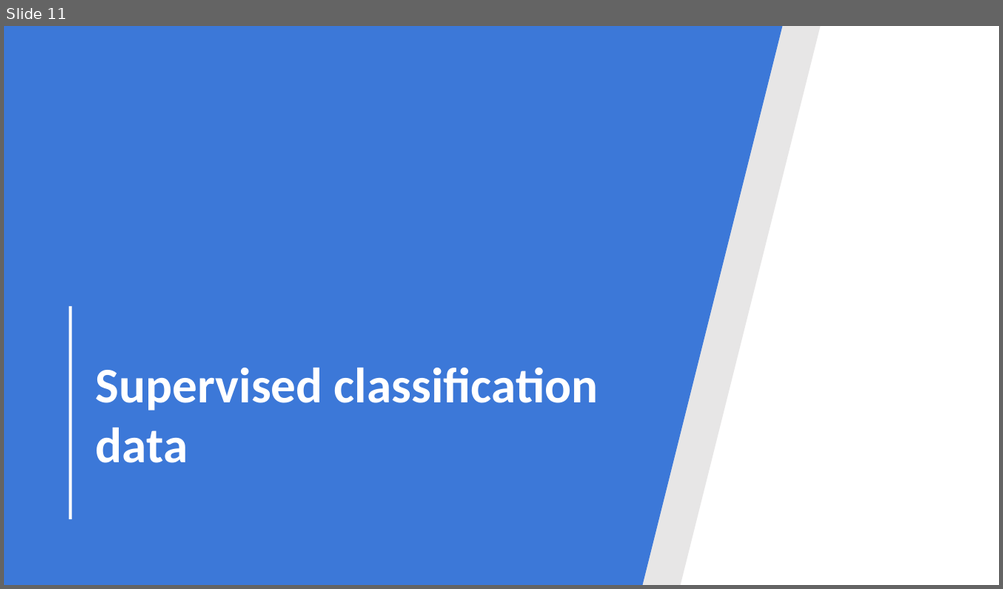
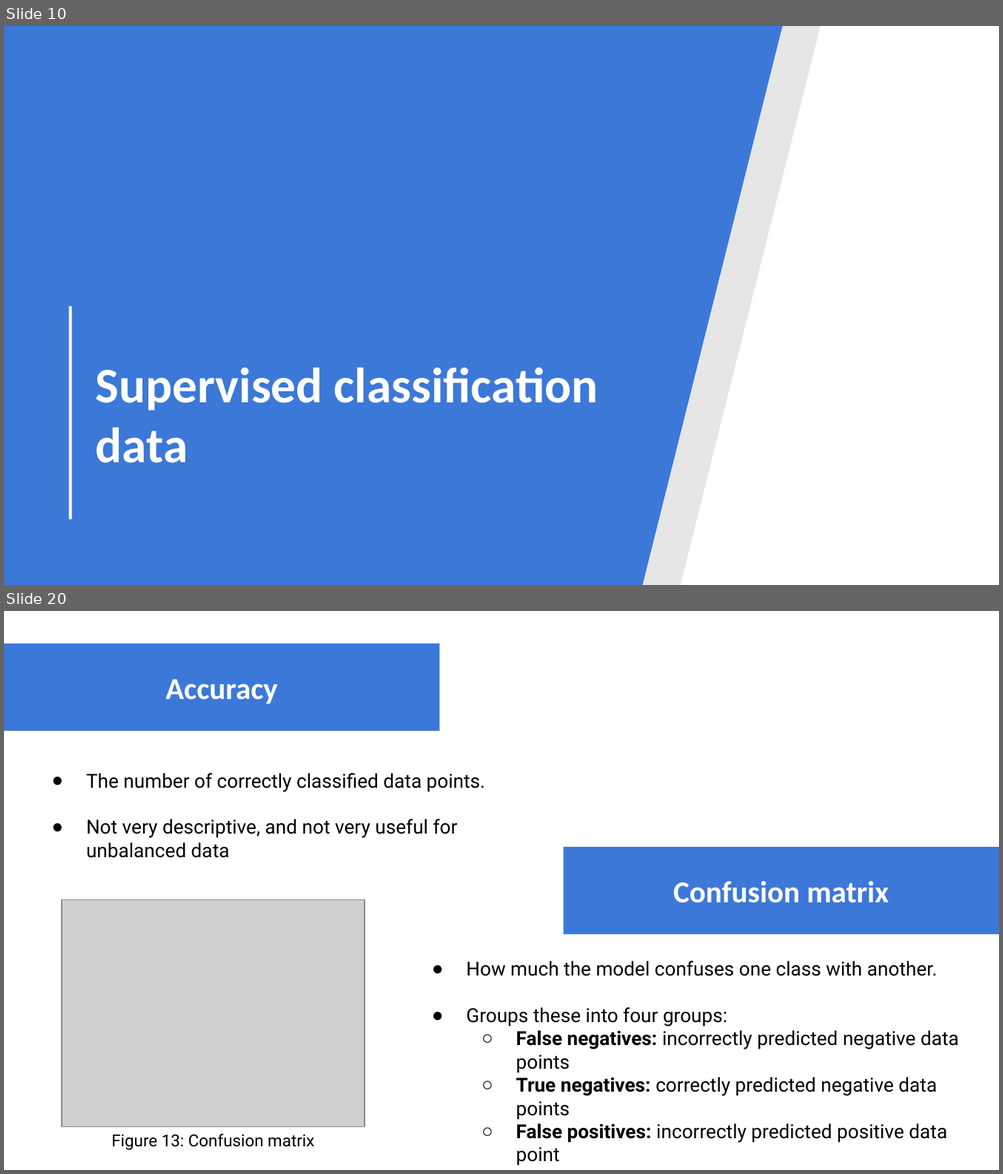
Before and after one commit to GilbertoCunha/IEEE-ML-Workshop, a slide deck: ML-intro.pptx. Shown one above the other, each under a label of ours: slide 11 before the commit, slides 10 and 20 after it; the slides between them are not shown. The pictures are 1003x589 and 1003x1174 pixels, drawn with LibreOffice and Linux fonts; fonts in the diff are those of the drawing; grey boxes stand for pictures. Boxes give left, top, right and bottom in pixels: in the first picture for what was removed or moved away, otherwise in the second. Text is boxed around its words. In the diff, an @@ line names an element or a change of style, - is before the commit and + after.

```diff
--- a/ML-intro.pptx
+++ b/ML-intro.pptx
@@ slide 20 added at bbox=[4, 611, 999, 1170], background #FFFFFF @@
@@ rectangle added at bbox=[4, 644, 440, 732], fill #3C78D8 @@
@@ title added at bbox=[165, 679, 277, 704], 22 pt, text #FFFFFF, bold @@
+Accuracy
@@ text added at bbox=[86, 773, 485, 858], 14 pt, text #000000 @@
+● The number of correctly classified data points.
+● Not very descriptive, and not very useful for unbalanced data
@@ rectangle added at bbox=[563, 847, 999, 934], fill #3C78D8 @@
@@ title added at bbox=[673, 881, 888, 903], 22 pt, text #FFFFFF, bold @@
+Confusion matrix
@@ picture added at bbox=[62, 900, 364, 1128] @@
@@ text added at bbox=[466, 961, 959, 1166], 14 pt, text #000000 @@
+● How much the model confuses one class with another.
+● Groups these into four groups:
+  ○ False negatives: incorrectly predicted negative data points
+  ○ True negatives: correctly predicted negative data points
+  ○ False positives: incorrectly predicted positive data point
+  ○ True positives: correctly predicted positive data points
@@ text added at bbox=[111, 1134, 314, 1150], 12 pt, text #000000 @@
+Figure 13: Confusion matrix
@@ what was slide 11 is now slide 10 @@
```
Also in this commit, not shown: 8 slides changed, 9 other slides added, 2 slides removed, 1 other file.
